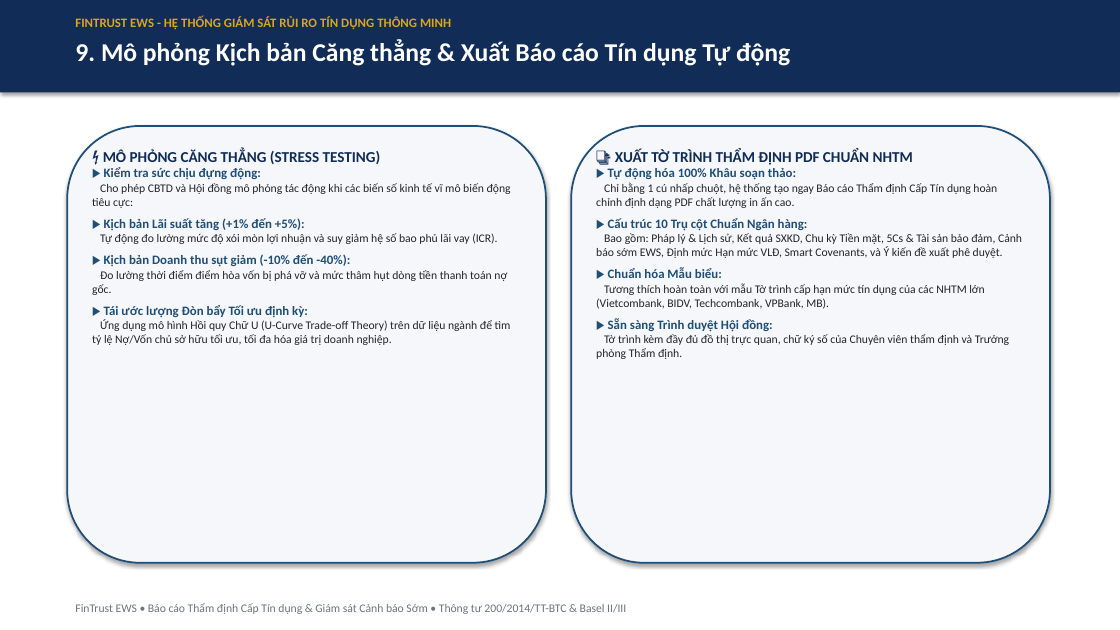
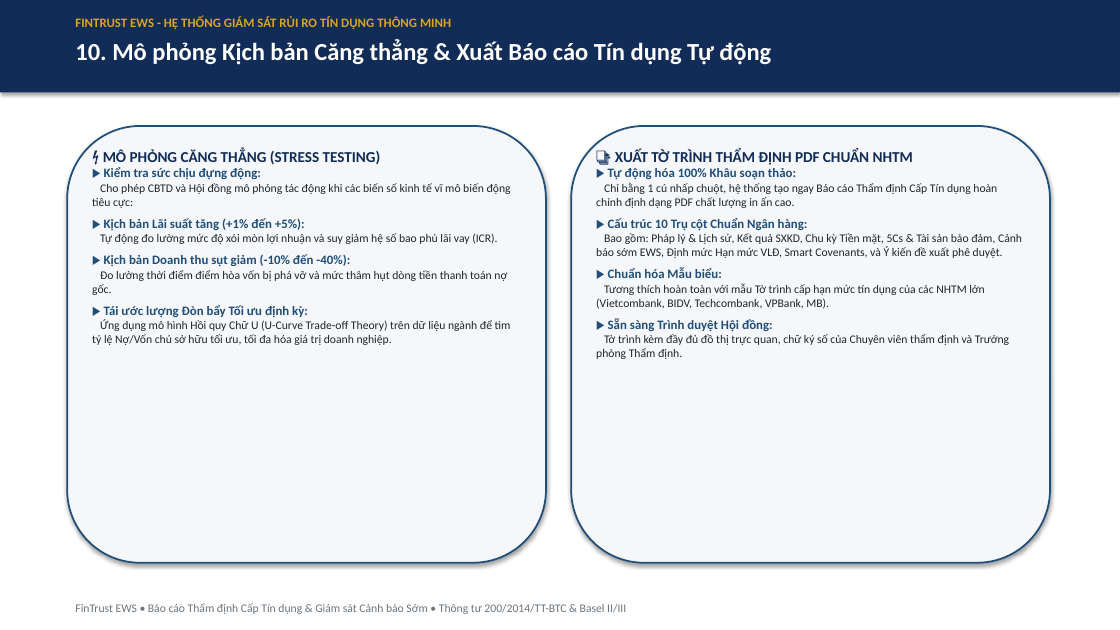
Before and after one commit to SelinaVu/Credit-Risk-Control, a slide deck: slide 11 of FinTrust_EWS_Bao_Cao_Hoi_Dong_Khoa_Hoc.pptx (slide 10 before the commit). Drawn at 1120x630 pixels with LibreOffice and Linux fonts; fonts in the diff are those of the drawing. Boxes give left, top, right and bottom in pixels: in the first picture for what was removed or moved away, otherwise in the second. Text is boxed around its words. In the diff, an @@ line names an element or a change of style, - is before the commit and + after.

```diff
--- a/FinTrust_EWS_Bao_Cao_Hoi_Dong_Khoa_Hoc.pptx
+++ b/FinTrust_EWS_Bao_Cao_Hoi_Dong_Khoa_Hoc.pptx
@@ text at bbox=[75, 40, 771, 65]: text changed; size 22 to 21 pt @@
-9. Mô phỏng Kịch bản Căng thẳng & Xuất Báo cáo Tín dụng Tự động
+10. Mô phỏng Kịch bản Căng thẳng & Xuất Báo cáo Tín dụng Tự động
```
Also in this commit, not shown: 9 other slides changed, 1 slide added, 1 other file.
